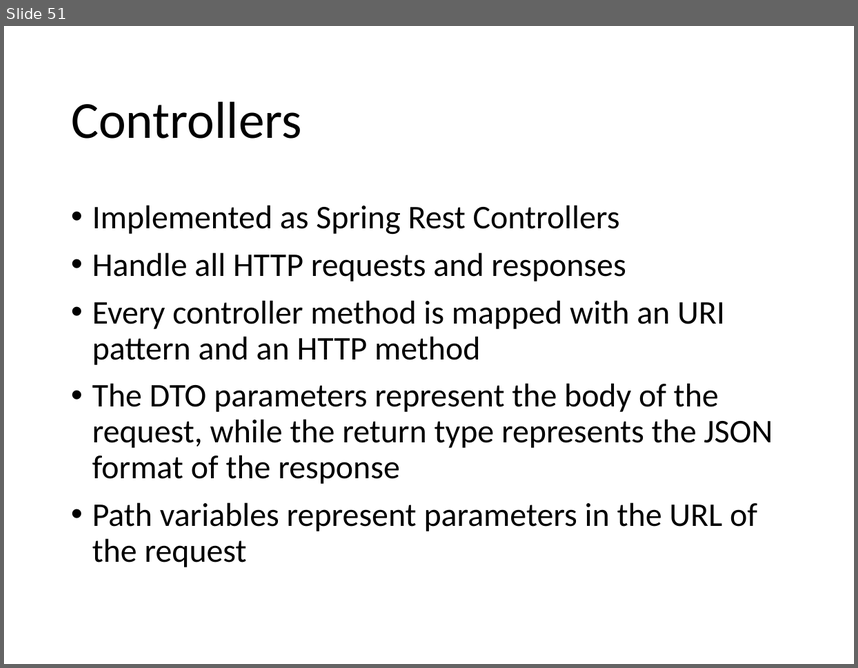
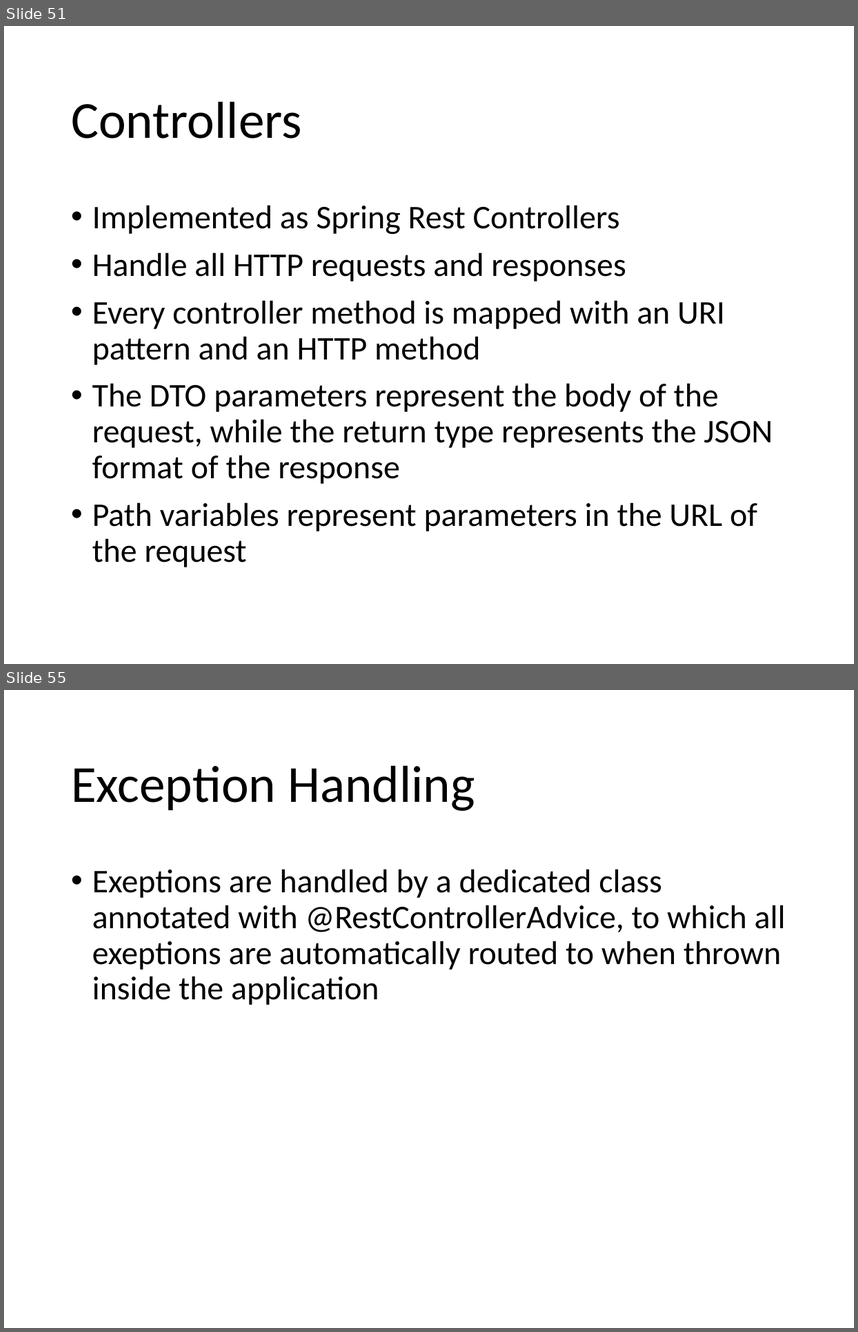
Before and after one commit to Paso198/Gamified-Marketing-Application, a slide deck: Design.pptx. Shown one above the other, each under a label of ours: slide 51 before the commit, slides 51 and 55 after it; the slides between them are not shown. The pictures are 858x668 and 858x1332 pixels, drawn with LibreOffice and Linux fonts; fonts in the diff are those of the drawing. Boxes give left, top, right and bottom in pixels: in the first picture for what was removed or moved away, otherwise in the second. Text is boxed around its words. In the diff, an @@ line names an element or a change of style, - is before the commit and + after.

```diff
--- a/Design.pptx
+++ b/Design.pptx
@@ slide 55 added at [4, 690, 854, 1328], background #FFFFFF @@
@@ title added at [71, 765, 475, 811], 44 pt, text #000000 @@
+Exception Handling
@@ text added at [92, 869, 786, 1005], 28 pt, text #000000 @@
+• Exeptions are handled by a dedicated class annotated with @RestControllerAdvice, to which all exeptions are automatically routed to when thrown inside the application
```
Also in this commit, not shown: 9 slides changed, 1 other file.
